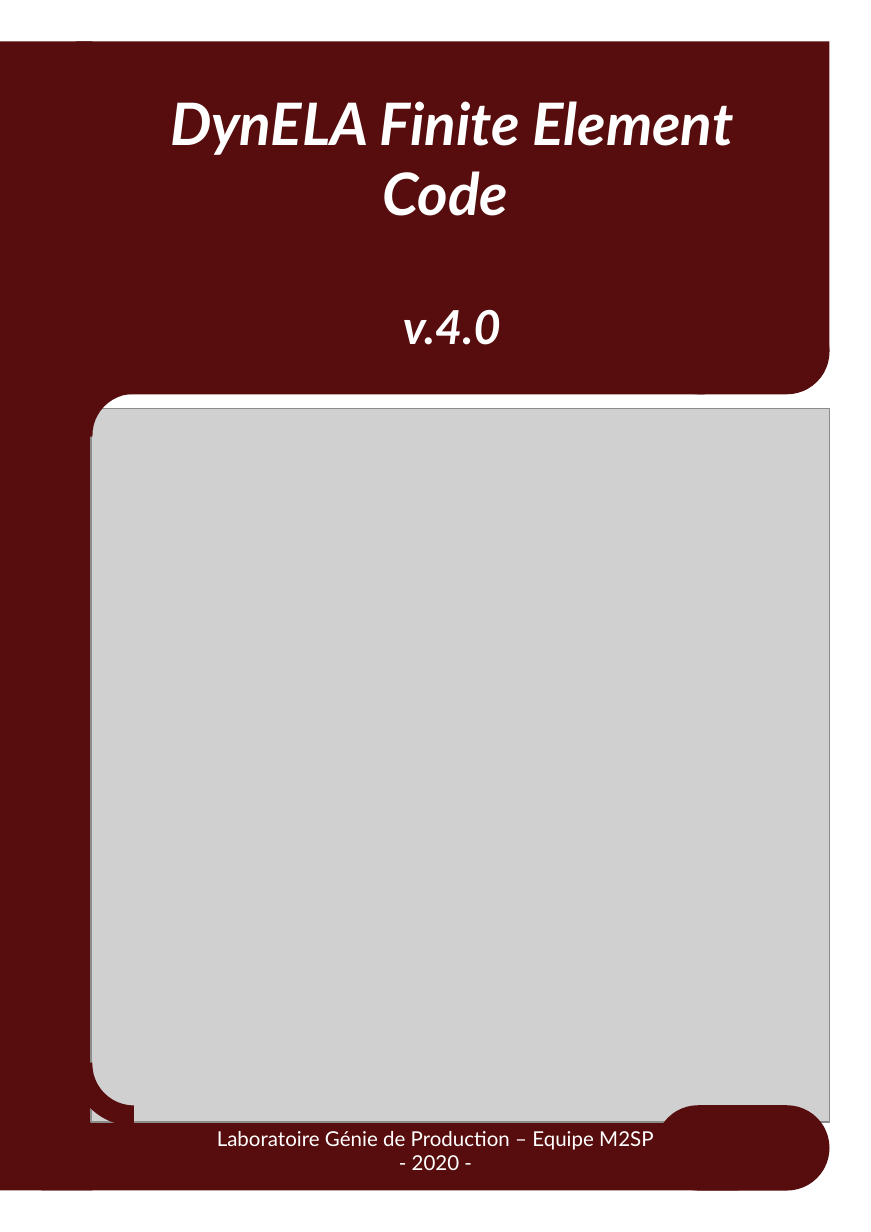
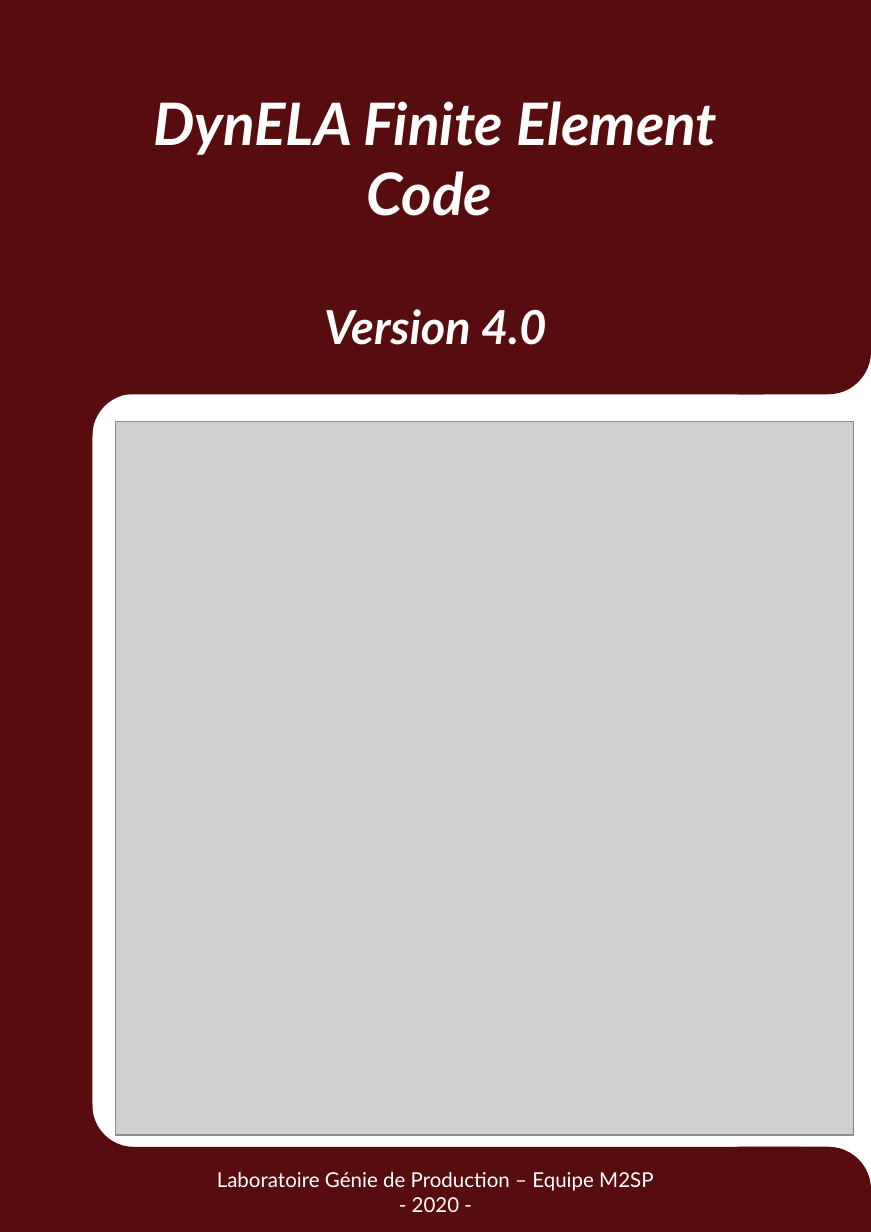
Before and after one commit to pantale/DynELA-v.-4.0, a slide deck: slide 1 of Documentation/Cover.odp. Drawn at 871x1232 pixels with LibreOffice and Linux fonts; fonts in the diff are those of the drawing; grey boxes stand for pictures. Boxes give left, top, right and bottom in pixels: in the first picture for what was removed or moved away, otherwise in the second. Text is boxed around its words. In the diff, an @@ line names an element or a change of style, - is before the commit and + after.

```diff
--- a/Documentation/Cover.odp
+++ b/Documentation/Cover.odp
@@ rectangle: place and size @@
-rectangle at (0, 41, 93, 1190)
+rectangle at (0, 0, 93, 1231)
@@ rectangle: place and size @@
-rectangle at (76, 41, 829, 352)
+rectangle at (0, 0, 871, 352)
@@ text "DynELA Finite Element Code": place and size @@
-text "DynELA Finite Element Code" at (170, 101, 733, 345)
+text "DynELA Finite Element Code" at (154, 101, 717, 345)
@@ rectangle: place and size @@
-rectangle at (76, 300, 705, 394)
+rectangle at (76, 300, 764, 394)
@@ text at (324, 309, 546, 345): text changed @@
-v.4.0
+Version 4.0
@@ rounded rectangle: place and size @@
-rounded rectangle at (655, 309, 829, 394)
+rounded rectangle at (696, 309, 870, 394)
@@ picture: place and size @@
-picture at (91, 409, 829, 1122)
+picture at (115, 421, 853, 1134)
@@ arch (boxed as its full ring): place and size @@
-arch (boxed as its full ring) at (46, 976, 222, 1152)
+arch (boxed as its full ring) at (46, 1017, 222, 1193)
@@ text "Laboratoire Génie de Production – ...": place and size @@
-text "Laboratoire Génie de Production – ..." at (217, 1131, 653, 1170)
+text "Laboratoire Génie de Production – ..." at (217, 1172, 653, 1212)
@@ rectangle: place and size @@
-rectangle at (41, 1105, 738, 1190)
+rectangle at (66, 1147, 800, 1232)
@@ rounded rectangle: place and size @@
-rounded rectangle at (655, 1105, 829, 1190)
+rounded rectangle at (696, 1146, 870, 1231)
@@ rectangle added at (745, 1190, 871, 1231), fill #570D0D @@
```
Also in this commit, not shown: 10 other files.
